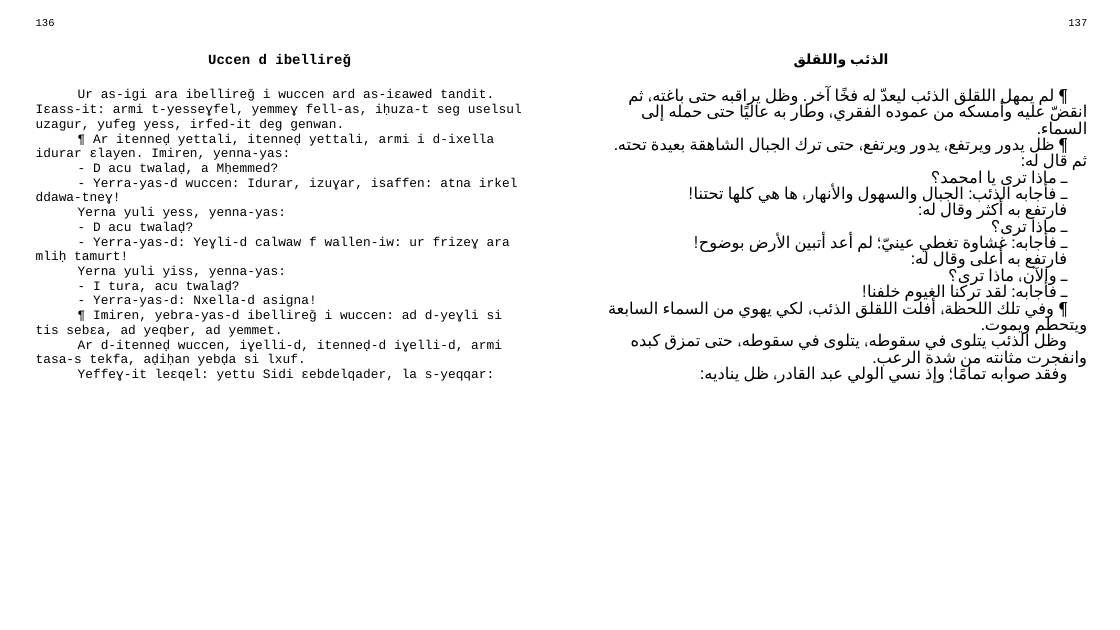
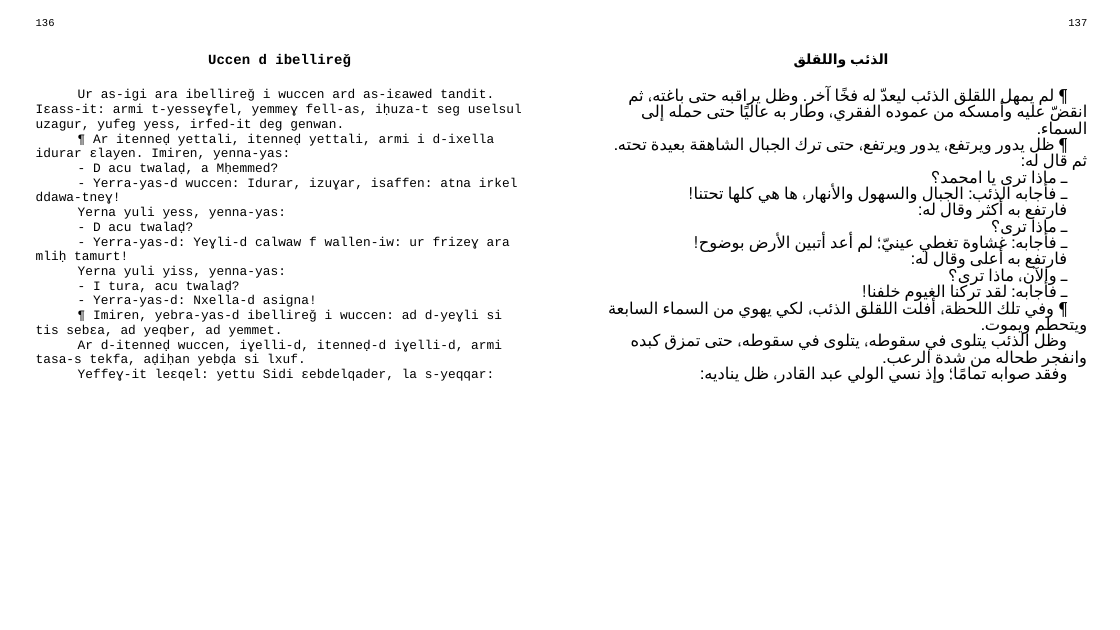
Before and after one commit to sferhah/tamacahut_n_wuccen, a slide deck: slide 64 of Uccen.ConsoleApp/uccen.arb.pptx. Drawn at 1120x630 pixels with LibreOffice and Linux fonts; fonts in the diff are those of the drawing. Boxes give left, top, right and bottom in pixels: in the first picture for what was removed or moved away, otherwise in the second. Text is boxed around its words. In the diff, an @@ line names an element or a change of style, - is before the commit and + after.

```diff
--- a/Uccen.ConsoleApp/uccen.arb.pptx
+++ b/Uccen.ConsoleApp/uccen.arb.pptx
@@ table at <box>27,13,1096,607</box> @@
-row 3, column 3: ¶ لم يمهل اللقلق الذئب ليعدّ له فخًا آخر. وظل يراقبه حتى باغته، ثم انقضّ عليه وأمسكه من عموده الفقري، وطار به عاليًا حتى حمله إلى السماء. / ¶ ظل يدور ويرتفع، يدور ويرتفع، حتى ترك الجبال الشاهقة بعيدة تحته. ثم قال له: / ـ ماذا ترى يا امحمد؟ / ـ فأجابه الذئب: الجبال والسهول والأنهار، ها هي كلها تحتنا! / فارتفع به أكثر وقال له: / ـ ماذا ترى؟ / ـ فأجابه: غشاوة تغطي عينيّ؛ لم أعد أتبين الأرض بوضوح! / فارتفع به أعلى وقال له: / ـ والآن، ماذا ترى؟ / ـ فأجابه: لقد تركنا الغيوم خلفنا! / ¶ وفي تلك اللحظة، أفلت اللقلق الذئب، لكي يهوي من السماء السابعة ويتحطم ويموت. / وظل الذئب يتلوى في سقوطه، يتلوى في سقوطه، حتى تمزق كبده وانفجرت مثانته من شدة الرعب. / وفقد صوابه تمامًا؛ وإذ نسي الولي عبد القادر، ظل يناديه:
+row 3, column 3: ¶ لم يمهل اللقلق الذئب ليعدّ له فخًا آخر. وظل يراقبه حتى باغته، ثم انقضّ عليه وأمسكه من عموده الفقري، وطار به عاليًا حتى حمله إلى السماء. / ¶ ظل يدور ويرتفع، يدور ويرتفع، حتى ترك الجبال الشاهقة بعيدة تحته. ثم قال له: / ـ ماذا ترى يا امحمد؟ / ـ فأجابه الذئب: الجبال والسهول والأنهار، ها هي كلها تحتنا! / فارتفع به أكثر وقال له: / ـ ماذا ترى؟ / ـ فأجابه: غشاوة تغطي عينيّ؛ لم أعد أتبين الأرض بوضوح! / فارتفع به أعلى وقال له: / ـ والآن، ماذا ترى؟ / ـ فأجابه: لقد تركنا الغيوم خلفنا! / ¶ وفي تلك اللحظة، أفلت اللقلق الذئب، لكي يهوي من السماء السابعة ويتحطم ويموت. / وظل الذئب يتلوى في سقوطه، يتلوى في سقوطه، حتى تمزق كبده وانفجر طحاله من شدة الرعب. / وفقد صوابه تمامًا؛ وإذ نسي الولي عبد القادر، ظل يناديه:
```
Also in this commit, not shown: 3 other files.
